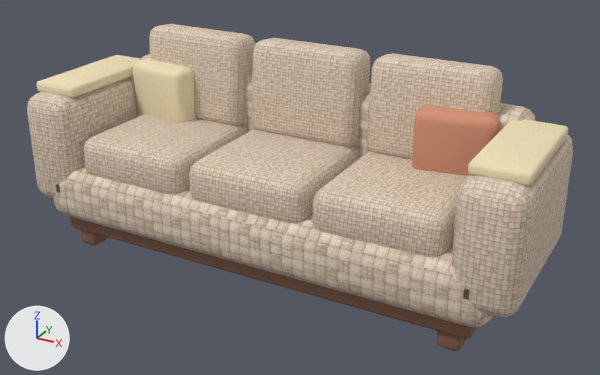
What one commit did to the glTF model public/models/furniture/sofa.glb.
Rendered twice from a 50 mm lens placed at (1.54, -2.66, 1.69), pointed at (0.07, 0.01, 0.35). Every picture has the same lights, and +X, +Y and +Z are marked at lower left. The picture after the commit comes second. Vertices at exactly the same position are counted once.

Script lines for the objects in view, before the commit:
```python
mat_upholstery_textured = principled_material('upholstery-textured')
mat_upholstery_textured.texture = img_handpainted_neutral_weave
mat_upholstery_textured.roughness = 0.96
me_cube_001 = bpy.data.meshes.new('Cube.001')
me_cube_001.from_pydata(...)  # 1824 vertices, 3572 faces; spans x -1.05..1.05, y -0.35..0.38, z -0.25..0.63
# faces by material slot: [1880, 940, 376, 188, 188]
me_cube_001.materials.append(mat_upholstery_textured)  # picture img_handpainted_neutral_weave
me_cube_001.materials.append(mat_wood_dark)  # brown #86614d
me_cube_001.materials.append(mat_linen_textured)  # picture img_handpainted_cream_linen
me_cube_001.materials.append(mat_mustard_cloth)  # picture img_handpainted_cream_linen
me_cube_001.materials.append(mat_terracotta)  # beige #d49376
ob_sofa = bpy.data.objects.new('sofa', me_cube_001)
ob_sofa.location = (0.0, 0.0, 0.25)
```
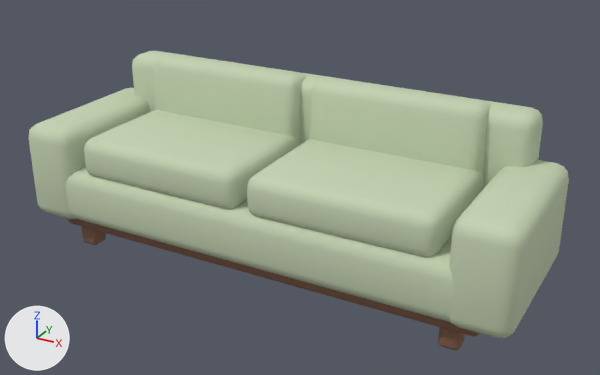
What differs and where, as boxes (x1, y1, x2, y2) in the pictures (600 x 375 px; the box of a moved part takes in the faces that stretch with it):
'sofa', surface changed, reshaped (9% shorter)
    before: (27, 24, 573, 351)
    after: (29, 51, 569, 350)
part 1 of me_cube_001, moved or reshaped
    before: (53, 165, 493, 327)
    after: (65, 166, 454, 322)
part 2 of me_cube_001, rebuilt
    before: (149, 24, 255, 126)
    after: (154, 54, 306, 138)
part 3 of me_cube_001, rebuilt (32% wider, 23% taller)
    before: (83, 114, 247, 194)
    after: (84, 110, 301, 209)
part 4 of me_cube_001, rebuilt
    before: (313, 151, 469, 257)
    after: (247, 139, 484, 257)
part 5 of me_cube_001, rebuilt (34% wider, 12% shorter)
    before: (367, 53, 503, 160)
    after: (309, 78, 491, 172)
part 6 of me_cube_001, deleted (beige)
    before: (37, 55, 140, 98)
part 7 of me_cube_001, deleted (beige)
    before: (468, 119, 568, 186)
part 8 of me_cube_001, deleted (beige)
    before: (133, 58, 196, 123)
part 9 of me_cube_001, deleted (beige)
    before: (412, 105, 500, 176)
part 10 of me_cube_001, moved or reshaped
    before: (27, 54, 573, 351)
    after: (29, 51, 569, 350)
part 11 of me_cube_001, deleted (beige)
    before: (189, 38, 371, 223)

What changed in the scene script:
```text
Change mat_upholstery_textured:
    remove mat_upholstery_textured.texture = img_handpainted_neutral_weave
    add mat_upholstery_textured.base_color = (0.56, 0.65, 0.45)  # pale green #c5d3b3
    mat_upholstery_textured.roughness: 0.96 -> 0.98
Change me_cube_001:
    used by ob_sofa; location = (0.0, 0.0, 0.25)
    remove me_cube_001.from_pydata(...)  # 1824 vertices, 3572 faces; spans x -1.05..1.05, y -0.35..0.38, z -0.25..0.63
    add me_cube_001.from_pydata(...)  # 1248 vertices, 2444 faces; spans x -1.05..1.05, y -0.36..0.37, z -0.25..0.5
    me_cube_001 part 1: the loose piece of 96 vertices spanning x -0.97..0.97, y -0.35..0.35, z -0.12..0.12 is scaled about its middle by (1.03, 1.02, 1.02)
    me_cube_001 part 2: the loose piece of 96 vertices spanning x -0.77..-0.29, y 0.12..0.32, z 0.23..0.63 is rebuilt with 96 vertices and now spans x -0.76..-0.03, y 0.12..0.3, z 0.16..0.5
    me_cube_001 part 3: the loose piece of 96 vertices spanning x -0.78..-0.28, y -0.32..0.23, z 0.08..0.26 is rebuilt with 96 vertices and now spans x -0.76..-0.02, y -0.34..0.23, z 0.1..0.27
    me_cube_001 part 4: the loose piece of 96 vertices spanning x 0.28..0.78, y -0.32..0.23, z 0.08..0.26 is rebuilt with 96 vertices and now spans x 0.02..0.76, y -0.34..0.23, z 0.1..0.27
    me_cube_001 part 5: the loose piece of 96 vertices spanning x 0.29..0.77, y 0.12..0.32, z 0.23..0.63 is rebuilt with 96 vertices and now spans x 0.03..0.75, y 0.12..0.3, z 0.16..0.5
    me_cube_001 part 6: the loose piece of 96 vertices spanning x -1.03..-0.83, y -0.27..0.25, z 0.41..0.45 is deleted
    me_cube_001 part 7: the loose piece of 96 vertices spanning x 0.83..1.03, y -0.27..0.25, z 0.41..0.45 is deleted
    me_cube_001 part 8: the loose piece of 96 vertices spanning x -0.81..-0.51, y 0.04..0.2, z 0.17..0.49 is deleted
    me_cube_001 part 9: the loose piece of 96 vertices spanning x 0.51..0.81, y 0.04..0.2, z 0.17..0.49 is deleted
    me_cube_001 part 10: 25 vertices moved within x -0.9..0.9, y -0.28..0.34, z -0.16..0.0; 586 vertices removed from x -1.05..1.05, y -0.35..0.38, z -0.25..0.47; 586 vertices added at x -1.05..1.05, y -0.36..0.37, z -0.25..0.47
    me_cube_001 part 11: 192 vertices removed from x -0.25..0.25, y -0.32..0.31, z 0.08..0.63
    remove me_cube_001.materials.append(mat_linen_textured)  # picture img_handpainted_cream_linen
    remove me_cube_001.materials.append(mat_mustard_cloth)  # picture img_handpainted_cream_linen
    remove me_cube_001.materials.append(mat_terracotta)  # beige #d49376
```
